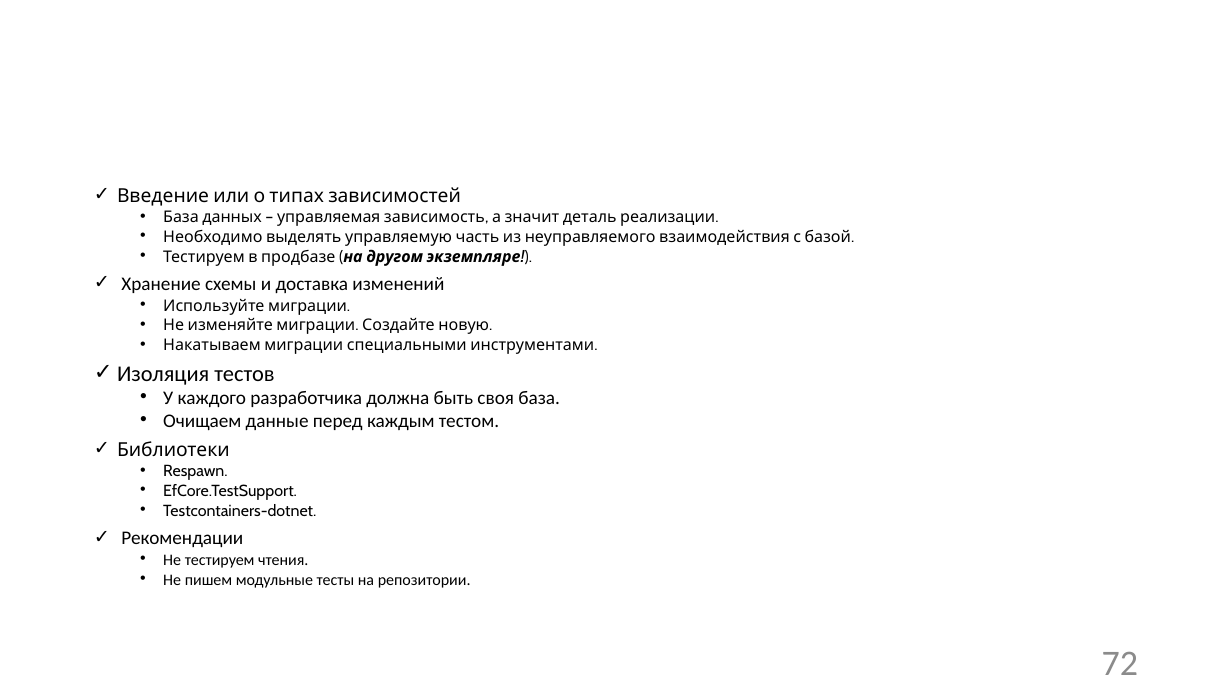
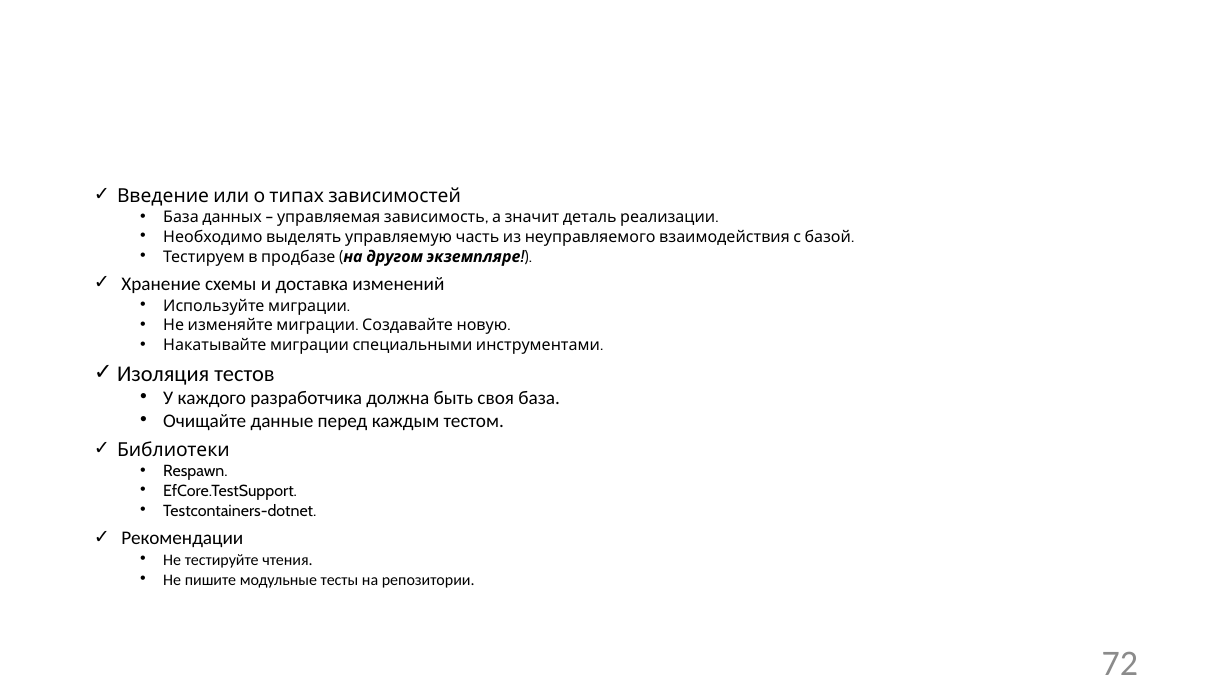
Before and after one commit to Sa1Gur/DbTest.Containers, a slide deck: slide 72 of DbaseTesting.pptx. Drawn at 1232x693 pixels with LibreOffice and Linux fonts; fonts in the diff are those of the drawing; background and template pictures are left out. Boxes give left, top, right and bottom in pixels: in the first picture for what was removed or moved away, otherwise in the second. Text is boxed around its words. In the diff, an @@ line names an element or a change of style, - is before the commit and + after.

```diff
--- a/DbaseTesting.pptx
+++ b/DbaseTesting.pptx
@@ text at box(163, 318, 600, 354): text changed @@
-  • Не изменяйте миграции. Создайте новую.
-  • Накатываем миграции специальными инструментами.
+  • Не изменяйте миграции. Создавайте новую.
+  • Накатывайте миграции специальными инструментами.
@@ text at box(163, 414, 504, 431): text changed @@
-  • Очищаем данные перед каждым тестом.
+  • Очищайте данные перед каждым тестом.
@@ text at box(163, 554, 475, 588): text changed @@
-  • Не тестируем чтения.
-  • Не пишем модульные тесты на репозитории.
+  • Не тестируйте чтения.
+  • Не пишите модульные тесты на репозитории.
```
Also in this commit, not shown: 9 other slides changed, 1 other file.
